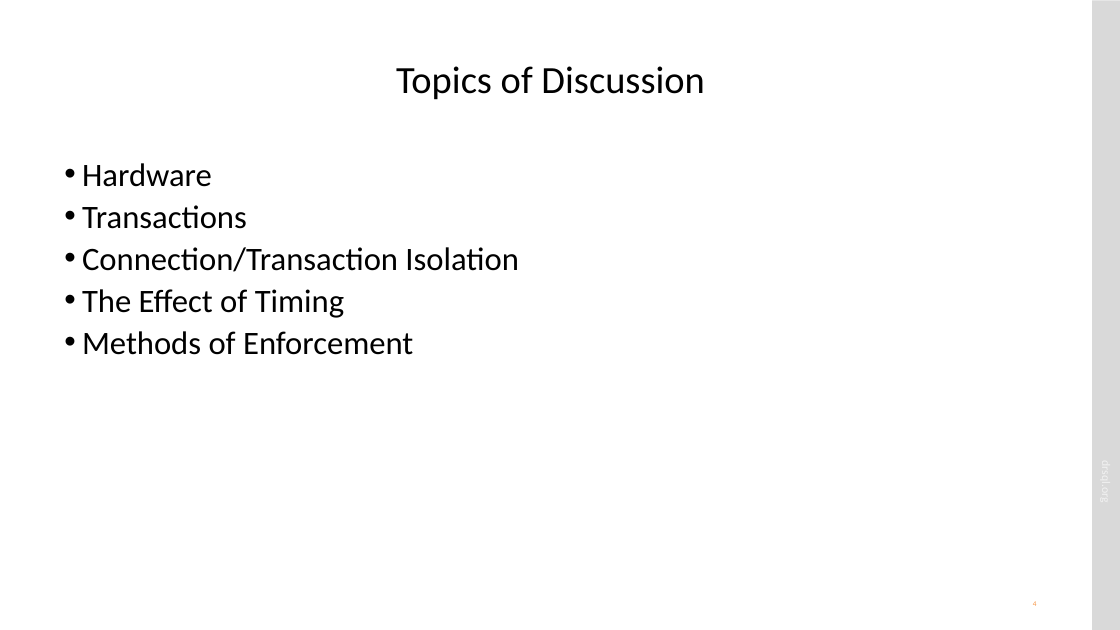
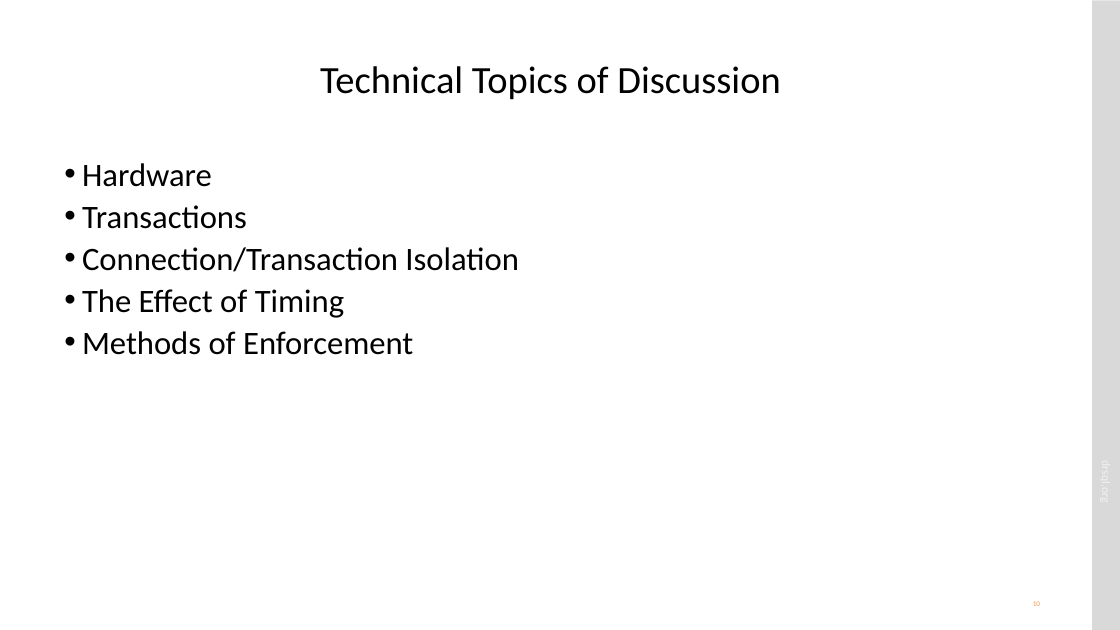
Before and after one commit to drsqlgithub/Presentation-Downloads, a slide deck: slide 10 of Concurrency/Matters of Concurrency.pptx (slide 4 before the commit). Drawn at 1120x630 pixels with LibreOffice and Linux fonts; fonts in the diff are those of the drawing. Boxes give left, top, right and bottom in pixels: in the first picture for what was removed or moved away, otherwise in the second. Text is boxed around its words. In the diff, an @@ line names an element or a change of style, - is before the commit and + after.

```diff
--- a/Concurrency/Matters of Concurrency.pptx
+++ b/Concurrency/Matters of Concurrency.pptx
@@ title at (320, 66, 780, 100): text changed @@
-Topics of Discussion
+Technical Topics of Discussion
@@ page number at (1033, 601, 1040, 606): text changed @@
-4
+10
```
Also in this commit, not shown: 5 other slides changed, 7 slides added, 3 other files.
